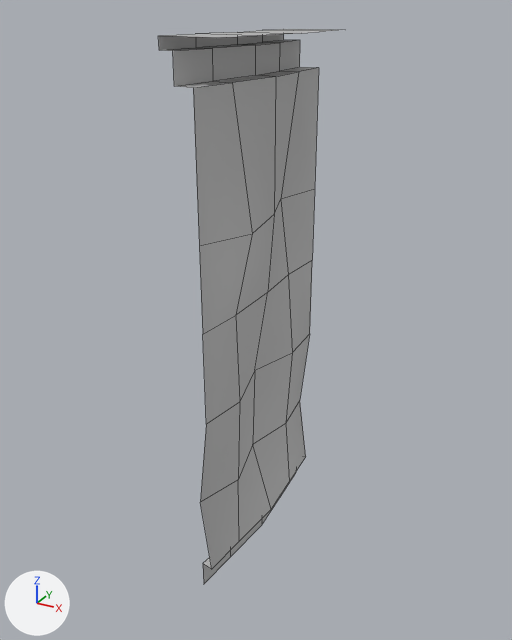
An edit to the FBX model PFB_ANSART_GOY_KODRA/Assets/_FBX/mur_haut_rotonde.fbx, drawn before and after from the same camera.
Rendered twice from a 50 mm lens placed at (-16.1, 25.62, 8.72), pointed at (-18.21, 29.44, 6.81). Every picture has the same lights, and +X, +Y and +Z are marked at lower left. Mesh edges are drawn as thin lines. Where no turn or scale is listed for an object, it has been applied to the vertices.
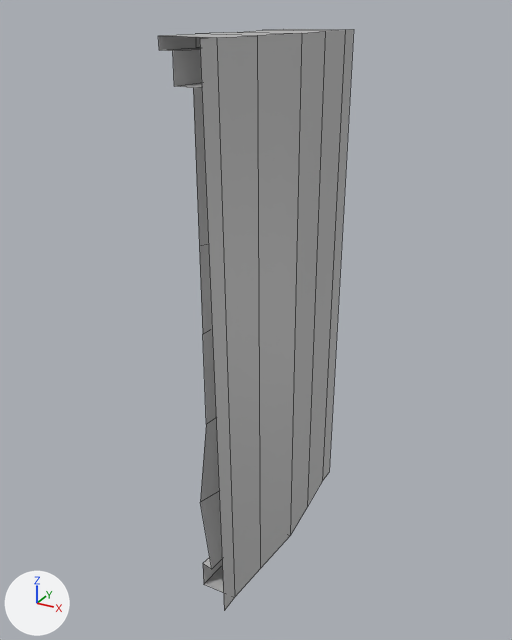
Boxes (x1, y1, x2, y2) around the edits, measured in the pictures (512 x 640 px):
'polySurface203', reshaped (11% wider): before (158, 29, 335, 584); after (158, 29, 354, 611)
part 1 of me_mesh, added: after (200, 29, 354, 611)

The change, as a list of edits to the scene's bpy script:
```text
Change me_mesh:
    used by ob_polysurface203; location = (-18.176, 29.467, 6.828)
    remove me_mesh.from_pydata(...)  # 65 vertices, 48 faces; spans x -0.24..0.24, y -0.78..0.78, z -1.77..1.77
    add me_mesh.from_pydata(...)  # 74 vertices, 58 faces; spans x -0.24..0.24, y -0.93..0.93, z -1.77..1.77
    me_mesh part 1
    9 vertices are added at x 0.17..0.23, y -0.93..0.93, z -1.77..1.77
    10 new faces join them
```
